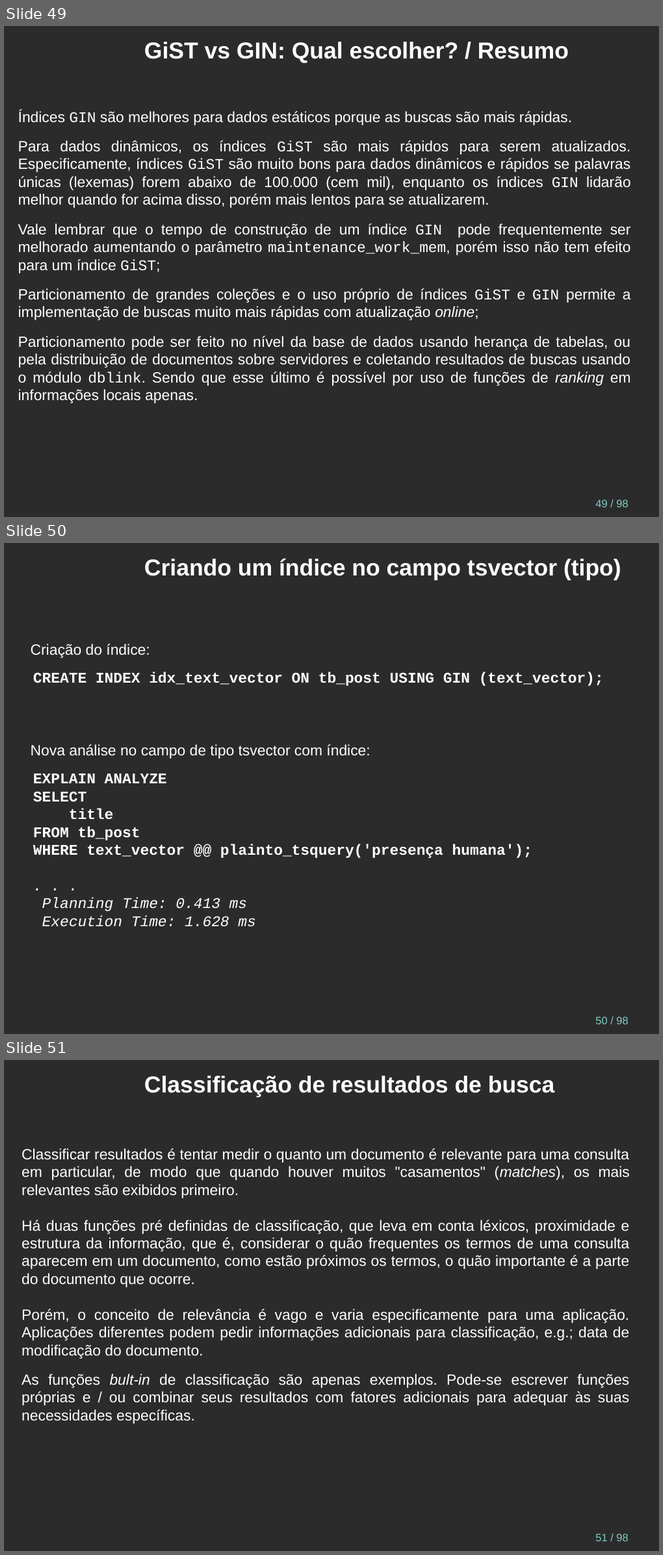
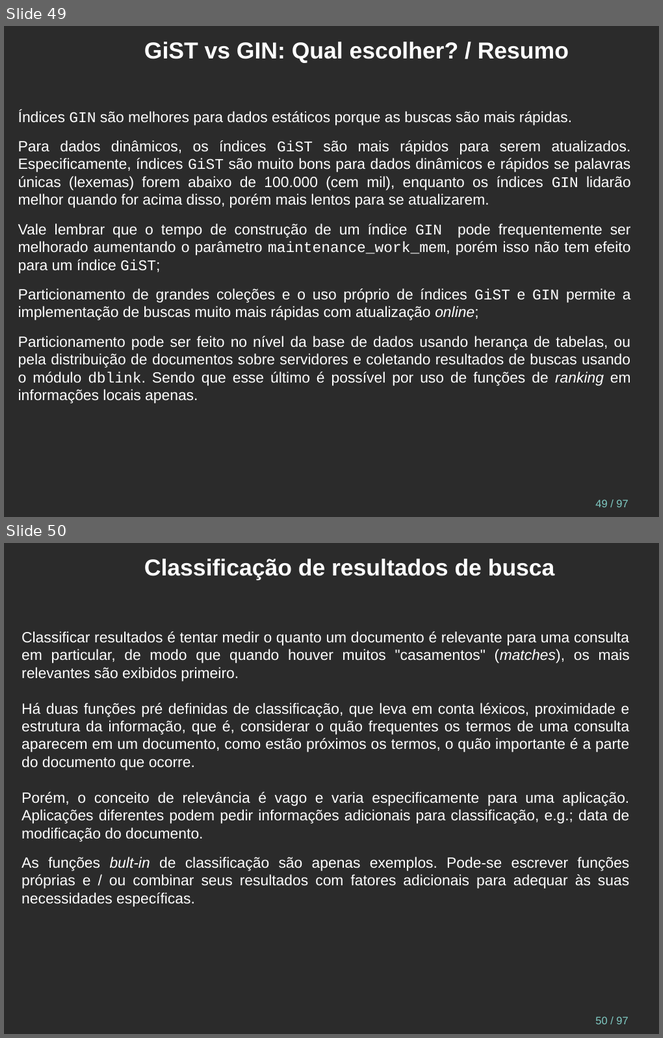
Before and after one commit to juliano777/db_fts, a slide deck: fts_pt-br.odp. Shown one above the other, each under a label of ours: slides 49, 50 and 51 before the commit, slides 49 and 50 after it. The pictures are 663x1555 and 663x1038 pixels, drawn with LibreOffice and Linux fonts; fonts in the diff are those of the drawing; background and template pictures are left out; a plain dark background stands for a picture behind light text. Boxes give left, top, right and bottom in pixels: in the first picture for what was removed or moved away, otherwise in the second. Text is boxed around its words. In the diff, an @@ line names an element or a change of style, - is before the commit and + after.

```diff
--- a/fts_pt-br.odp
+++ b/fts_pt-br.odp
@@ slide 50 removed at bbox=[4, 543, 659, 1034], background picture (left out); not listed: 1 template element that a slide beside it also shows @@
@@ title removed at bbox=[144, 559, 622, 580] @@
-Criando um índice no campo tsvector (tipo)
@@ text removed at bbox=[31, 644, 150, 658] @@
-Criação do índice:
@@ text removed at bbox=[33, 672, 604, 686] @@
-CREATE INDEX idx_text_vector ON tb_post USING GIN (text_vector);
@@ text removed at bbox=[31, 745, 370, 759] @@
-Nova análise no campo de tipo tsvector com índice:
@@ text removed at bbox=[33, 774, 532, 927] @@
-EXPLAIN ANALYZE
-SELECT
-title
-FROM tb_post
-WHERE text_vector @@ plainto_tsquery('presença humana');
-. . .
-Planning Time: 0.413 ms
-Execution Time: 1.628 ms
@@ page number at bbox=[596, 500, 628, 508]: text changed @@
-49 / 98
+49 / 97
@@ what was slide 51 is now slide 50 @@
@@ page number at bbox=[596, 1017, 628, 1025]: text changed @@
-51 / 98
+50 / 97
```
Also in this commit, not shown: 4 slides changed, 6 other files.
